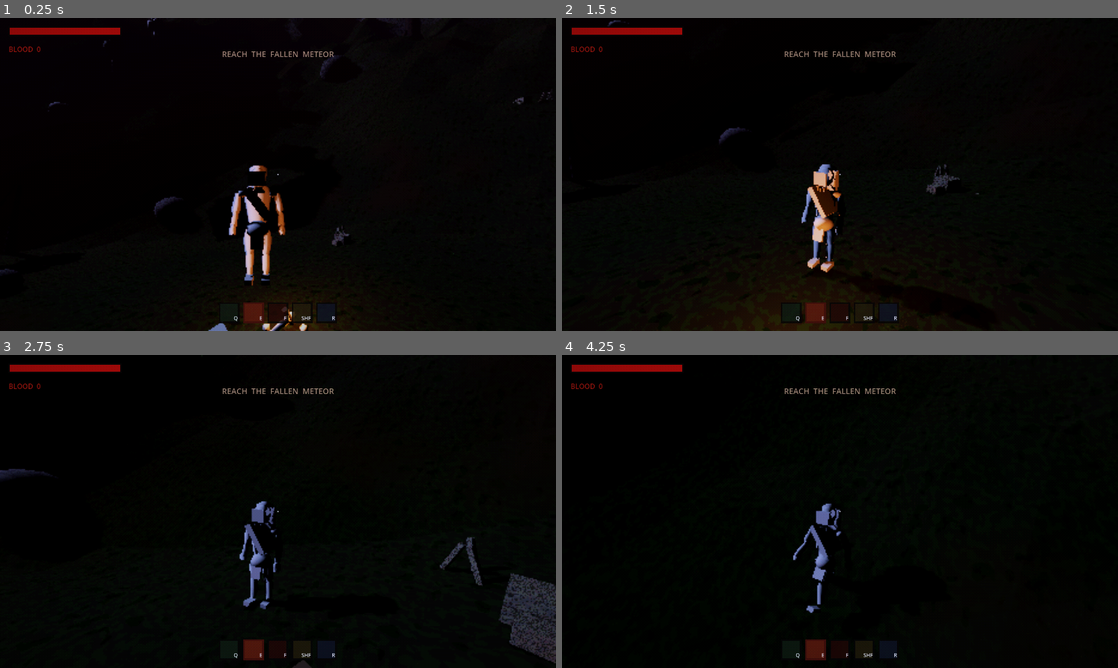
Above: before the commit, frames 1-4 (two rows, left to right).
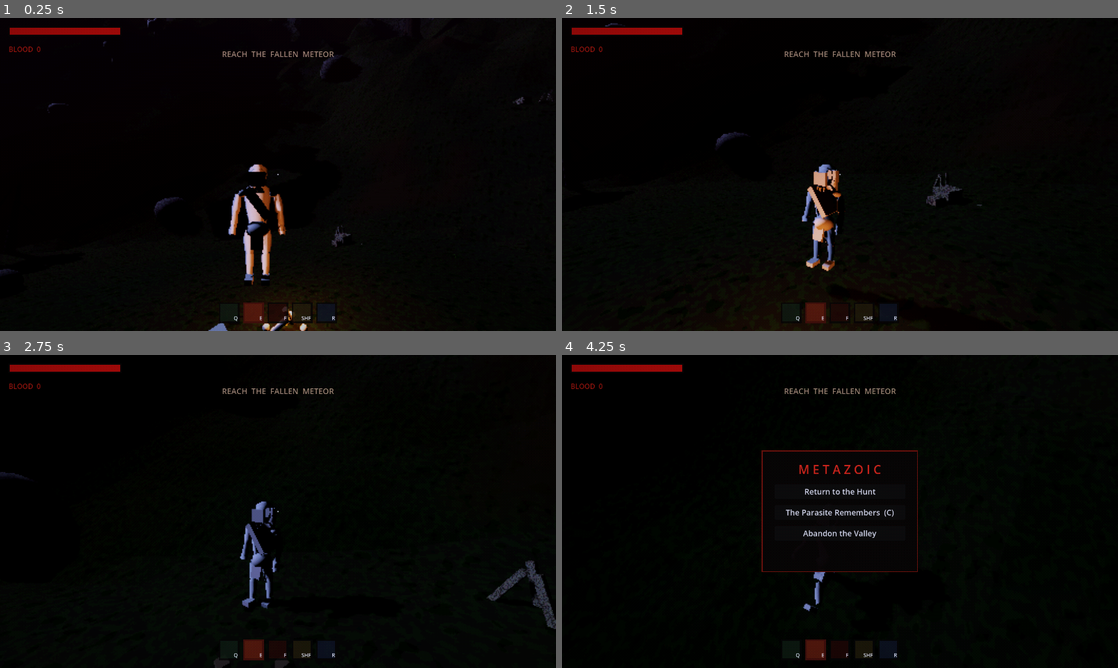
Above: after the commit, the same moments.

Repository: nicolaspazos/METAZOIC
Game: Godot game, scene res://scenes/main.tscn
Two runs of this game, one before a commit and one after it. Both use one fixed random seed, a clock stepped at 60 frames per second and the inputs below.
Inputs (mouse positions are in pixels of both pictures, inside the frame that each line leads up to):
- Up to frame 1 (0.25 s): no input
- Up to frame 2 (1.5 s): tap Enter at 0.5 s; move the mouse to (867, 174) at 0.52 s; hold W from 0.53 s (still down); tap E at 0.6 s; click (867, 174) at 0.67 s; tap Space at 0.77, 1.07 s; move the mouse to (812, 174) at 1.27 s; tap Q at 1.35 s; click (812, 174) at 1.42 s
- Up to frame 3 (2.75 s): keep holding W; tap Space at 1.52, 1.82 s; tap E at 1.55, 2.1 s; move the mouse to (289, 505) at 2.02 s; click (289, 505) at 2.17 s
- Up to frame 4 (4.25 s): keep holding W; move the mouse to (834, 517) at 2.77 s; tap F at 2.85 s; click (834, 517) at 2.92 s; tap Space at 3.02, 3.32, 3.77, 4.07 s; tap E at 3.05, 3.8 s; move the mouse to (878, 514) at 3.52 s; tap Shift at 3.6 s; click (878, 514) at 3.67 s; tap Escape at 4.15 s

The runs differ from the first frame. In frame 1, 0.6% of the frame differs, in the area x 0-100%, y 0-100%; in frame 2, 1.2%; in frame 3, 2.7%; in frame 4, 1.5%.

Commit message:
Pause menu, souls death loop, wind fix, fidelity raise, faster movement
- Pause menu on Esc: Return to the Hunt / codex shortcut / Abandon the
  Valley, pauses the tree, serif-styled
- Souls death structure: dying drops ALL harvested blood as a glowing
  bloodstain pillar where you fell; wake at camp, fight back to it and
  walk in to reclaim. "YOU DIED" banner included.
- Wind loop rewritten: 24s two-pole-filtered deep moan with multiple
  whole-period breathing cycles, volume dropped to -24dB - no more
  rain-like hiss on a short loop
- Fidelity raise: all lofted meshes now minimum 14 radial segments,
  terrain grid 90->116, render scale 0.58->0.66
- Movement: base speed 6.6, jump 7.0

Co-Authored-By: Claude Opus 4.8 <noreply@anthropic.com>

Diff:
--- a/project.godot
+++ b/project.godot
@@ -40,5 +40,5 @@
 textures/vram_compression/import_etc2_astc=true
 ; PS2 look: render the 3D scene at 45% resolution (~576x324), then upscale.
 ; The psx_post.gdshader dither/quantize filter stacks on top of this.
-scaling_3d/scale=0.58
+scaling_3d/scale=0.66
 lights_and_shadows/directional_shadow/soft_shadow_filter_quality=2
--- a/scripts/player/player.gd
+++ b/scripts/player/player.gd
@@ -30,8 +30,8 @@
 const STAMINA_COST_CHARGE := 38.0
 
 @export_group("Movement")
-@export var move_speed := 6.0
-@export var jump_velocity := 6.5
+@export var move_speed := 6.6
+@export var jump_velocity := 7.0
 @export var gravity := 18.0
 @export var mouse_sensitivity := 0.0025
 @export var turn_speed := 12.0
@@ -136,12 +136,7 @@
 				if event.pressed:
 					_jump_buffer = 0.14
 			KEY_ESCAPE:
-				if event.pressed:
-					Input.mouse_mode = (
-						Input.MOUSE_MODE_VISIBLE
-						if Input.mouse_mode == Input.MOUSE_MODE_CAPTURED
-						else Input.MOUSE_MODE_CAPTURED
-					)
+				pass  # Esc belongs to the HUD now — it opens the pause menu
 			KEY_Q:
 				if event.pressed:
 					start_shield()
@@ -739,13 +734,54 @@
 	Sfx.play3d("player_hurt", global_position, 4.0, 0.7)
 	Gore.burst(global_position + Vector3.UP)
 	Gore.pool(global_position)
-	# Arcade-style: respawn at the start of the area with full health.
+	get_tree().call_group("hud", "_show_banner", "YOU  DIED")
+	# Souls rules: your harvested blood stays where you fell. Go take it back.
+	if Stats.blood > 0:
+		_drop_bloodstain(global_position, Stats.blood)
+		Stats.blood = 0
+	# Wake again at the camp.
 	global_position = _spawn_point
 	velocity = Vector3.ZERO
 	health = max_health
 	_invuln = 1.5
 	stop_shield()
 	health_changed.emit(health, max_health)
+
+
+## A glowing bloodstain holding the dropped blood — walk into it to reclaim.
+func _drop_bloodstain(pos: Vector3, amount: int) -> void:
+	var stain := Area3D.new()
+	stain.collision_layer = 0
+	stain.collision_mask = 2  # player only
+	var cs := CollisionShape3D.new()
+	var sphere := SphereShape3D.new()
+	sphere.radius = 1.4
+	cs.shape = sphere
+	stain.add_child(cs)
+	var mi := MeshInstance3D.new()
+	var pillar := CylinderMesh.new()
+	pillar.top_radius = 0.06
+	pillar.bottom_radius = 0.3
+	pillar.height = 2.2
+	var mat := StandardMaterial3D.new()
+	mat.albedo_color = Color(0.9, 0.08, 0.05, 0.8)
+	mat.transparency = BaseMaterial3D.TRANSPARENCY_ALPHA
+	mat.shading_mode = BaseMaterial3D.SHADING_MODE_UNSHADED
+	mat.emission_enabled = true
+	mat.emission = Color(1.0, 0.1, 0.06)
+	mat.emission_energy_multiplier = 2.0
+	pillar.material = mat
+	mi.mesh = pillar
+	mi.position.y = 1.1
+	stain.add_child(mi)
+	get_tree().current_scene.add_child(stain)
+	stain.global_position = pos
+	stain.body_entered.connect(func(body: Node3D):
+		if body.is_in_group("player"):
+			Stats.blood += amount
+			Sfx.play("absorb", 0.0, 0.9)
+			get_tree().call_group("hud", "_show_banner", "BLOOD  RECLAIMED")
+			stain.queue_free())
 
 
 ## Called via call_group by dying enemies (species + blood bounty).
--- a/scripts/systems/sfx.gd
+++ b/scripts/systems/sfx.gd
@@ -89,7 +89,7 @@
 		_pool_2d.append(p)
 
 	_start_loop("music", -9.0)
-	_start_loop("wind", -17.0)
+	_start_loop("wind", -24.0)  # a presence, not a broadcast
 
 
 func play(sfx_name: String, volume_db := 0.0, pitch := 1.0, pitch_var := 0.05,
--- a/scripts/ui/hud.gd
+++ b/scripts/ui/hud.gd
@@ -110,8 +110,11 @@
 				_close_wheel()
 		elif event.keycode == KEY_C and event.pressed:
 			_toggle_menu()
-		elif event.keycode == KEY_ESCAPE and event.pressed and _menu_open:
-			_toggle_menu()
+		elif event.keycode == KEY_ESCAPE and event.pressed:
+			if _menu_open:
+				_toggle_menu()
+			else:
+				_toggle_pause()
 
 
 func _process(delta: float) -> void:
@@ -237,6 +240,77 @@
 		_wheel_labels[power] = box
 
 
+# ------------------------------------------------------------------ pause menu
+
+var _pause_panel: Panel
+var _paused_by_menu := false
+
+
+func _toggle_pause() -> void:
+	if _wheel.visible:
+		return
+	if _pause_panel == null:
+		_build_pause_panel()
+	_paused_by_menu = not _paused_by_menu
+	_pause_panel.visible = _paused_by_menu
+	get_tree().paused = _paused_by_menu
+	Input.mouse_mode = Input.MOUSE_MODE_VISIBLE if _paused_by_menu \
+		else Input.MOUSE_MODE_CAPTURED
+
+
+func _build_pause_panel() -> void:
+	_pause_panel = Panel.new()
+	_pause_panel.anchor_left = 0.5
+	_pause_panel.anchor_right = 0.5
+	_pause_panel.anchor_top = 0.5
+	_pause_panel.anchor_bottom = 0.5
+	_pause_panel.offset_left = -180
+	_pause_panel.offset_right = 180
+	_pause_panel.offset_top = -140
+	_pause_panel.offset_bottom = 140
+	var style := StyleBoxFlat.new()
+	style.bg_color = Color(0.05, 0.03, 0.03, 0.96)
+	style.border_color = Color(0.45, 0.1, 0.08)
+	style.set_border_width_all(2)
+	_pause_panel.add_theme_stylebox_override("panel", style)
+	_pause_panel.visible = false
+	add_child(_pause_panel)
+
+	var vbox := VBoxContainer.new()
+	vbox.anchor_right = 1.0
+	vbox.anchor_bottom = 1.0
+	vbox.offset_left = 30
+	vbox.offset_right = -30
+	vbox.offset_top = 24
+	vbox.offset_bottom = -24
+	vbox.add_theme_constant_override("separation", 14)
+	_pause_panel.add_child(vbox)
+
+	var title := Label.new()
+	title.text = "M E T A Z O I C"
+	title.horizontal_alignment = HORIZONTAL_ALIGNMENT_CENTER
+	title.add_theme_font_size_override("font_size", 28)
+	title.add_theme_color_override("font_color", Color(0.85, 0.2, 0.15))
+	vbox.add_child(title)
+
+	var resume := Button.new()
+	resume.text = "Return to the Hunt"
+	resume.pressed.connect(_toggle_pause)
+	vbox.add_child(resume)
+
+	var codex := Button.new()
+	codex.text = "The Parasite Remembers  (C)"
+	codex.pressed.connect(func():
+		_toggle_pause()
+		_toggle_menu())
+	vbox.add_child(codex)
+
+	var quit := Button.new()
+	quit.text = "Abandon the Valley"
+	quit.pressed.connect(func(): get_tree().quit())
+	vbox.add_child(quit)
+
+
 # ------------------------------------------------------------------ character menu
 
 func _toggle_menu() -> void:
--- a/scripts/world/mesh_forge.gd
+++ b/scripts/world/mesh_forge.gd
@@ -9,6 +9,7 @@
 ## [y, radius_x, radius_z] rings from bottom to top. Ends should taper small.
 ## UVs wrap around (u) and run along the length (v) so textures flow naturally.
 static func tube_y(profile: Array, radial := 10) -> ArrayMesh:
+	radial = maxi(radial, 14)  # fidelity floor — smooth silhouettes everywhere
 	var verts := PackedVector3Array()
 	var normals := PackedVector3Array()
 	var uvs := PackedVector2Array()
@@ -56,6 +57,7 @@
 ## Loft along local +Z (snouts, heads). `profile` = [z, radius_x, radius_y] rings.
 ## Winding is mirrored vs tube_y (axis swap flips handedness).
 static func tube_z(profile: Array, radial := 10) -> ArrayMesh:
+	radial = maxi(radial, 14)
 	var verts := PackedVector3Array()
 	var normals := PackedVector3Array()
 	var uvs := PackedVector2Array()
--- a/scripts/world/terrain.gd
+++ b/scripts/world/terrain.gd
@@ -10,7 +10,7 @@
 ## itself to the "terrain" group and must sit ABOVE spawners in the scene tree.
 
 const SIZE := 180.0
-const RES := 90                       # quads per side
+const RES := 116                       # quads per side
 const CRATER_POS := Vector2(0.0, -18.0)
 const CRATER_FLOOR := -1.5
 const POND_POS := Vector2(26.0, 26.0)
--- a/tools/asset_gen/generate_audio.gd
+++ b/tools/asset_gen/generate_audio.gd
@@ -265,15 +265,19 @@
 # ---------------------------------------------------------------- ambient loops
 
 func _ambient() -> void:
-	# Wind: slowly-breathing low-passed noise. 8s, seamless.
-	var b := _buf(8.0)
+	# Wind: a deep 24s moan, heavily filtered (no rain-like hiss), with two slow
+	# breathing cycles that both complete whole periods → the loop never pops
+	# and takes far longer to feel repetitive.
+	var b := _buf(24.0)
 	var y := 0.0
+	var y2 := 0.0
 	for i in b.size():
 		var t := float(i) / SR
-		var cutoff := 0.04 + 0.03 * sin(TAU * t / 4.0)  # 2 whole cycles → loops clean
+		var cutoff := 0.008 + 0.006 * sin(TAU * t / 12.0) + 0.004 * sin(TAU * t / 8.0)
 		y += cutoff * (rng.randf_range(-1.0, 1.0) - y)
-		b[i] = y * (0.7 + 0.3 * sin(TAU * t / 8.0))
-	_save("wind", _loopify(b, 0.25))
+		y2 += 0.02 * (y - y2)  # second pole — kills the hiss entirely
+		b[i] = y2 * (0.55 + 0.3 * sin(TAU * t / 24.0) + 0.15 * sin(TAU * t / 6.0))
+	_save("wind", _loopify(b, 0.5))
 
 	# Crash-site hum: alien drone from the meteor shards. 4s, seamless.
 	b = _buf(4.0)
Not shown, changed: assets/audio/music.wav
Not shown, changed: assets/audio/wind.wav
